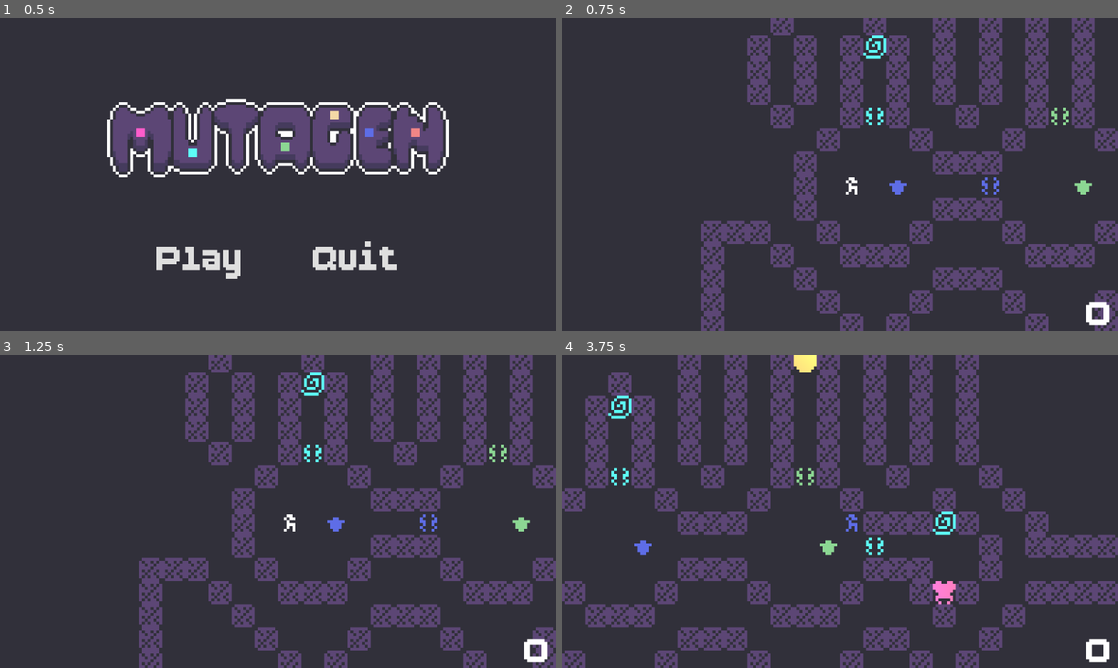
Above: before the commit, frames 1-4 (two rows, left to right).
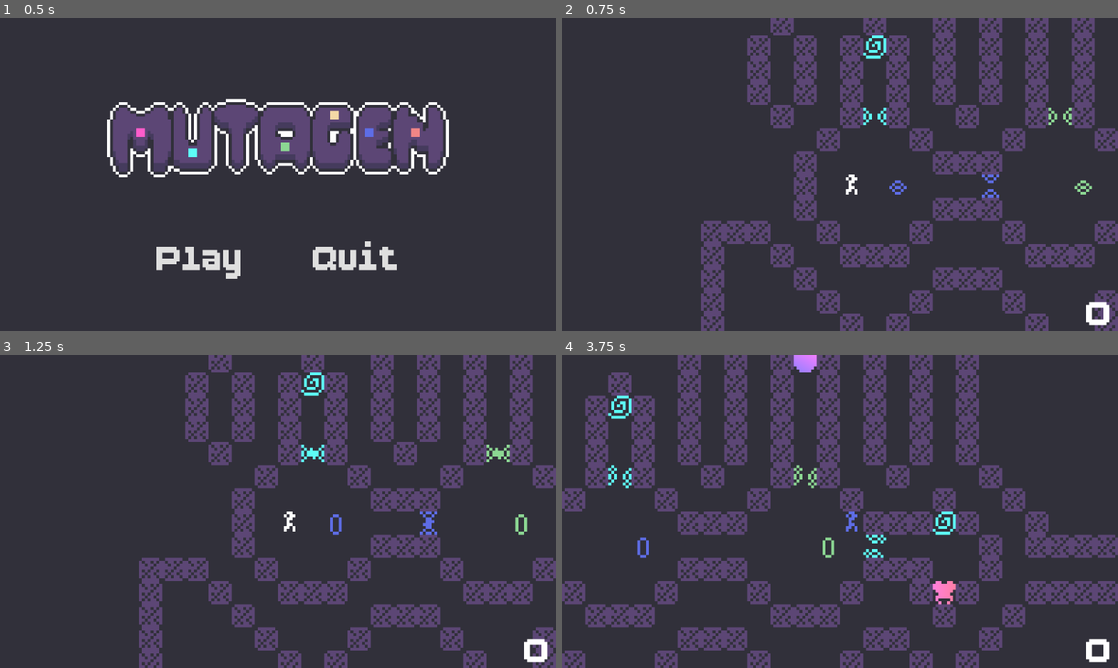
Above: after the commit, the same moments.

Repository: bitbrain/mutagen
Game: Godot game, scene res://scenes/title_scene.tscn
The game is run twice, just before and just after one commit, with the same random seed, the same clock (stepped at 60 frames per second) and the same inputs.
Inputs:
- Up to frame 1 (0.5 s): no input
- Up to frame 2 (0.75 s): click "Play" at 0.5 s
- Up to frame 3 (1.25 s): no input
- Up to frame 4 (3.75 s): tap Enter at 1.25 s; hold D (walk_right) 1.28-2.03 s; hold S (walk_down) 2.03-2.78 s; hold D (walk_right) 2.78-3.53 s; hold W (walk_up) from 3.53 s (still down)

Frame 1 is identical in both runs. In frame 2, 0.4% of the frame differs, in the area x 51-96%, y 28-58%; in frame 3, 0.6%; in frame 4, 0.8%, in the area x 8-71%, y 0-75%.

Commit message:
feat(aseprite): animation support

Diff:
--- a/door/door.gd
+++ b/door/door.gd
@@ -8,7 +8,7 @@
 		_update_color.call_deferred()
 
 
-@onready var sprite_2d: Sprite2D = $Sprite2D
+@onready var sprite_2d: AnimatedSprite2D = $Sprite2D
 
 
 var mutagen_color:MutagenColor = MutagenColor.DEFAULT
--- a/door/door.tscn
+++ b/door/door.tscn
@@ -7,14 +7,111 @@
 atlas = ExtResource("1_plcny")
 region = Rect2(0, 24, 8, 8)
 
+[sub_resource type="AtlasTexture" id="AtlasTexture_08xnr"]
+atlas = ExtResource("1_plcny")
+region = Rect2(8, 24, 8, 8)
+
+[sub_resource type="AtlasTexture" id="AtlasTexture_1xxlg"]
+atlas = ExtResource("1_plcny")
+region = Rect2(16, 24, 8, 8)
+
+[sub_resource type="AtlasTexture" id="AtlasTexture_42tme"]
+atlas = ExtResource("1_plcny")
+region = Rect2(24, 24, 8, 8)
+
+[sub_resource type="AtlasTexture" id="AtlasTexture_xshfr"]
+atlas = ExtResource("1_plcny")
+region = Rect2(32, 24, 8, 8)
+
+[sub_resource type="AtlasTexture" id="AtlasTexture_qu4q0"]
+atlas = ExtResource("1_plcny")
+region = Rect2(40, 24, 8, 8)
+
+[sub_resource type="AtlasTexture" id="AtlasTexture_w7eyf"]
+atlas = ExtResource("1_plcny")
+region = Rect2(48, 24, 8, 8)
+
+[sub_resource type="AtlasTexture" id="AtlasTexture_66rld"]
+atlas = ExtResource("1_plcny")
+region = Rect2(56, 24, 8, 8)
+
+[sub_resource type="AtlasTexture" id="AtlasTexture_2yfuk"]
+atlas = ExtResource("1_plcny")
+region = Rect2(64, 24, 8, 8)
+
+[sub_resource type="AtlasTexture" id="AtlasTexture_6ju3g"]
+atlas = ExtResource("1_plcny")
+region = Rect2(72, 24, 8, 8)
+
+[sub_resource type="AtlasTexture" id="AtlasTexture_hewaj"]
+atlas = ExtResource("1_plcny")
+region = Rect2(80, 24, 8, 8)
+
+[sub_resource type="AtlasTexture" id="AtlasTexture_y5gjq"]
+atlas = ExtResource("1_plcny")
+region = Rect2(88, 24, 8, 8)
+
+[sub_resource type="AtlasTexture" id="AtlasTexture_t70ab"]
+atlas = ExtResource("1_plcny")
+region = Rect2(96, 24, 8, 8)
+
+[sub_resource type="SpriteFrames" id="SpriteFrames_plcny"]
+animations = [{
+"frames": [{
+"duration": 1.0,
+"texture": SubResource("AtlasTexture_rdd60")
+}, {
+"duration": 1.0,
+"texture": SubResource("AtlasTexture_08xnr")
+}, {
+"duration": 1.0,
+"texture": SubResource("AtlasTexture_1xxlg")
+}, {
+"duration": 1.0,
+"texture": SubResource("AtlasTexture_42tme")
+}, {
+"duration": 1.0,
+"texture": SubResource("AtlasTexture_xshfr")
+}, {
+"duration": 1.0,
+"texture": SubResource("AtlasTexture_qu4q0")
+}, {
+"duration": 1.0,
+"texture": SubResource("AtlasTexture_w7eyf")
+}, {
+"duration": 1.0,
+"texture": SubResource("AtlasTexture_66rld")
+}, {
+"duration": 1.0,
+"texture": SubResource("AtlasTexture_2yfuk")
+}, {
+"duration": 1.0,
+"texture": SubResource("AtlasTexture_6ju3g")
+}, {
+"duration": 1.0,
+"texture": SubResource("AtlasTexture_hewaj")
+}, {
+"duration": 1.0,
+"texture": SubResource("AtlasTexture_y5gjq")
+}, {
+"duration": 1.0,
+"texture": SubResource("AtlasTexture_t70ab")
+}],
+"loop": true,
+"name": &"default",
+"speed": 5.0
+}]
+
 [sub_resource type="RectangleShape2D" id="RectangleShape2D_rdd60"]
 size = Vector2(8, 8)
 
 [node name="Door" type="StaticBody2D" unique_id=920625083 groups=["door"]]
 script = ExtResource("1_rdd60")
 
-[node name="Sprite2D" type="Sprite2D" parent="." unique_id=1485702819]
-texture = SubResource("AtlasTexture_rdd60")
+[node name="Sprite2D" type="AnimatedSprite2D" parent="." unique_id=695181295]
+modulate = Color(0.9529412, 0.5294118, 0.5294118, 1)
+sprite_frames = SubResource("SpriteFrames_plcny")
+autoplay = "default"
 centered = false
 
 [node name="CollisionShape2D" type="CollisionShape2D" parent="." unique_id=969750646]
--- a/mutagen/mutagen.gd
+++ b/mutagen/mutagen.gd
@@ -8,7 +8,7 @@
 		_update_color.call_deferred()
 
 
-@onready var sprite_2d: Sprite2D = $Sprite2D
+@onready var sprite_2d: AnimatedSprite2D = $Sprite2D
 @onready var collection_area: Area2D = $CollectionArea
 
 
--- a/mutagen/mutagen.tscn
+++ b/mutagen/mutagen.tscn
@@ -3,9 +3,48 @@
 [ext_resource type="Script" uid="uid://dql0u1vr86pkn" path="res://mutagen/mutagen.gd" id="1_s4h6c"]
 [ext_resource type="Texture2D" uid="uid://dm2is2hprrr2l" path="res://assets/spritesheet.png" id="2_sdjam"]
 
+[sub_resource type="AtlasTexture" id="AtlasTexture_sdjam"]
+atlas = ExtResource("2_sdjam")
+region = Rect2(0, 16, 8, 8)
+
 [sub_resource type="AtlasTexture" id="AtlasTexture_jines"]
 atlas = ExtResource("2_sdjam")
-region = Rect2(0, 16, 8, 8)
+region = Rect2(8, 16, 8, 8)
+
+[sub_resource type="AtlasTexture" id="AtlasTexture_eus8n"]
+atlas = ExtResource("2_sdjam")
+region = Rect2(16, 16, 8, 8)
+
+[sub_resource type="AtlasTexture" id="AtlasTexture_t75ni"]
+atlas = ExtResource("2_sdjam")
+region = Rect2(24, 16, 8, 8)
+
+[sub_resource type="AtlasTexture" id="AtlasTexture_o2qdg"]
+atlas = ExtResource("2_sdjam")
+region = Rect2(32, 16, 8, 8)
+
+[sub_resource type="SpriteFrames" id="SpriteFrames_f7762"]
+animations = [{
+"frames": [{
+"duration": 1.0,
+"texture": SubResource("AtlasTexture_sdjam")
+}, {
+"duration": 1.0,
+"texture": SubResource("AtlasTexture_jines")
+}, {
+"duration": 1.0,
+"texture": SubResource("AtlasTexture_eus8n")
+}, {
+"duration": 1.0,
+"texture": SubResource("AtlasTexture_t75ni")
+}, {
+"duration": 1.0,
+"texture": SubResource("AtlasTexture_o2qdg")
+}],
+"loop": true,
+"name": &"default",
+"speed": 6.0
+}]
 
 [sub_resource type="RectangleShape2D" id="RectangleShape2D_sdjam"]
 size = Vector2(8, 8)
@@ -13,9 +52,10 @@
 [node name="Mutagen" type="Node2D" unique_id=2023622897]
 script = ExtResource("1_s4h6c")
 
-[node name="Sprite2D" type="Sprite2D" parent="." unique_id=1510659401]
+[node name="Sprite2D" type="AnimatedSprite2D" parent="." unique_id=949230758]
 modulate = Color(0.9529412, 0.5294118, 0.5294118, 1)
-texture = SubResource("AtlasTexture_jines")
+sprite_frames = SubResource("SpriteFrames_f7762")
+autoplay = "default"
 centered = false
 
 [node name="CollectionArea" type="Area2D" parent="." unique_id=573342780]
--- a/player/player.tscn
+++ b/player/player.tscn
@@ -10,6 +10,31 @@
 atlas = ExtResource("1_oul6g")
 region = Rect2(0, 0, 8, 8)
 
+[sub_resource type="AtlasTexture" id="AtlasTexture_g1dw6"]
+atlas = ExtResource("1_oul6g")
+region = Rect2(8, 0, 8, 8)
+
+[sub_resource type="AtlasTexture" id="AtlasTexture_yw30f"]
+atlas = ExtResource("1_oul6g")
+region = Rect2(16, 0, 8, 8)
+
+[sub_resource type="SpriteFrames" id="SpriteFrames_oul6g"]
+animations = [{
+"frames": [{
+"duration": 1.0,
+"texture": SubResource("AtlasTexture_rkbax")
+}, {
+"duration": 1.0,
+"texture": SubResource("AtlasTexture_g1dw6")
+}, {
+"duration": 1.0,
+"texture": SubResource("AtlasTexture_yw30f")
+}],
+"loop": true,
+"name": &"default",
+"speed": 6.0
+}]
+
 [node name="Player" type="CharacterBody2D" unique_id=1364585358]
 motion_mode = 1
 script = ExtResource("1_rkbax")
@@ -19,8 +44,10 @@
 position = Vector2(4, 4)
 shape = SubResource("CircleShape2D_rkbax")
 
-[node name="Sprite2D" type="Sprite2D" parent="." unique_id=975269191]
-texture = SubResource("AtlasTexture_rkbax")
+[node name="Sprite2D" type="AnimatedSprite2D" parent="." unique_id=672145907]
+sprite_frames = SubResource("SpriteFrames_oul6g")
+autoplay = "default"
+frame_progress = 0.31802067
 centered = false
 
 [node name="InputThrottleTimer" type="Timer" parent="." unique_id=443958376]
--- a/scenes/stages/stage_1.tscn
+++ b/scenes/stages/stage_1.tscn
@@ -36,7 +36,8 @@
 mutation_color = "blue"
 
 [node name="DoorCyan" parent="." index="7" unique_id=1474049172 instance=ExtResource("3_8q8ih")]
-position = Vector2(16, -80)
+position = Vector2(16, -72)
+rotation = -1.5707964
 mutation_color = "cyan"
 
 [node name="DoorMagenta" parent="." index="8" unique_id=920625083 instance=ExtResource("3_8q8ih")]
@@ -44,7 +45,8 @@
 mutation_color = "magenta"
 
 [node name="DoorYellow" parent="." index="9" unique_id=447046796 instance=ExtResource("3_8q8ih")]
-position = Vector2(-32, -128)
+position = Vector2(-24, -128)
+rotation = 1.5707964
 mutation_color = "yellow"
 
 [node name="DoorYellow2" parent="." index="10" unique_id=1189637351 instance=ExtResource("3_8q8ih")]
--- a/scenes/stages/stage_tutorial.tscn
+++ b/scenes/stages/stage_tutorial.tscn
@@ -21,7 +21,8 @@
 mutation_color = "blue"
 
 [node name="Door" parent="." index="4" unique_id=920625083 instance=ExtResource("3_qy3bl")]
-position = Vector2(-24, 0)
+position = Vector2(-16, 0)
+rotation = 1.5707964
 mutation_color = "blue"
 
 [node name="Mutagen2" parent="." index="5" unique_id=1837432425 instance=ExtResource("2_0x871")]
@@ -33,7 +34,8 @@
 mutation_color = "green"
 
 [node name="Door3" parent="." index="7" unique_id=1561405574 instance=ExtResource("3_qy3bl")]
-position = Vector2(24, 0)
+position = Vector2(32, 0)
+rotation = 1.5707964
 mutation_color = "cyan"
 
 [node name="Door4" parent="." index="8" unique_id=543133856 instance=ExtResource("3_qy3bl")]
Binary file changed: assets/spritesheet.aseprite
Binary file changed: assets/spritesheet.png
